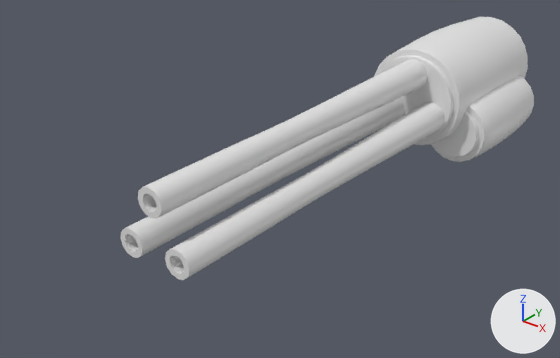
One commit to the FBX model Assets/Models/Gau 19.fbx: the scene before it, then after it.
Camera for both pictures: a 50 mm lens placed at (4.08, -8.51, 3.06), pointed at (-0.32, -3.01, -0.35). Every picture has the same lights, and +X, +Y and +Z are marked at lower right. Where no turn or scale is listed for an object, it has been applied to the vertices.

Before the edit, the objects in view are built like this:
```python
me_msh_gau19_action = bpy.data.meshes.new('MSH_Gau19_Action')
me_msh_gau19_action.from_pydata(...)  # 460 vertices, 418 faces; spans x -0.62..0.87, y -1.0..0.93, z -0.77..0.62
me_msh_gau19_barrels = bpy.data.meshes.new('MSH_Gau19_Barrels')
me_msh_gau19_barrels.from_pydata(...)  # 432 vertices, 399 faces; spans x -0.44..0.44, y -5.02..-1.0, z -0.33..0.48
ob_gau19_action = bpy.data.objects.new('Gau19_Action', me_msh_gau19_action)
ob_gau19_action.location = (0.0, 0.0, 0.0)
ob_gau19_barrels = bpy.data.objects.new('Gau19_Barrels', me_msh_gau19_barrels)
ob_gau19_barrels.location = (0.0, 0.0, 0.0)
```
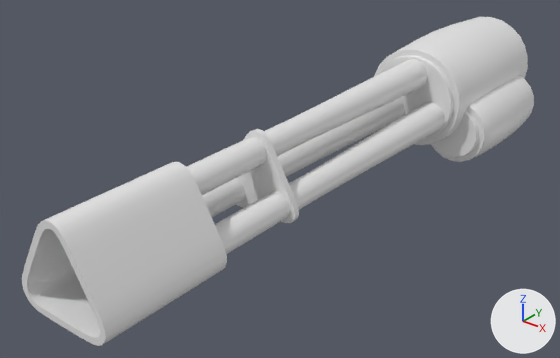
The newer file is also rescaled (x0.2) as a whole; pictures and numbers use the older file's frame.

Boxes [x1, y1, x2, y2] around the edits, measured in the pictures (560 x 358 px):
'Gau19_Barrels', reshaped (30% wider, 30% taller): before [120, 59, 445, 280]; after [22, 59, 445, 346]
part 1 of me_msh_gau19_barrels, added: after [22, 162, 227, 346]
part 2 of me_msh_gau19_barrels, added: after [236, 129, 299, 223]

The change, as a diff of the scene's bpy script:
```diff
--- a/Assets/Models/Gau 19.fbx.py
+++ b/Assets/Models/Gau 19.fbx.py
@@ me_msh_gau19_barrels @@
 # used by ob_gau19_barrels; location = (0.0, 0.0, 0.0)
-me_msh_gau19_barrels.from_pydata(...)  # 432 vertices, 399 faces; spans x -0.44..0.44, y -5.02..-1.0, z -0.33..0.48
+me_msh_gau19_barrels.from_pydata(...)  # 598 vertices, 540 faces; spans x -0.47..0.47, y -5.91..-1.0, z -0.36..0.52
+# me_msh_gau19_barrels part 1: a new loose piece of 112 vertices spanning x -0.47..0.47, y -5.91..-4.68, z -0.36..0.52
+# me_msh_gau19_barrels part 2: a new loose piece of 54 vertices spanning x -0.44..0.44, y -3.76..-3.7, z -0.31..0.49
```
